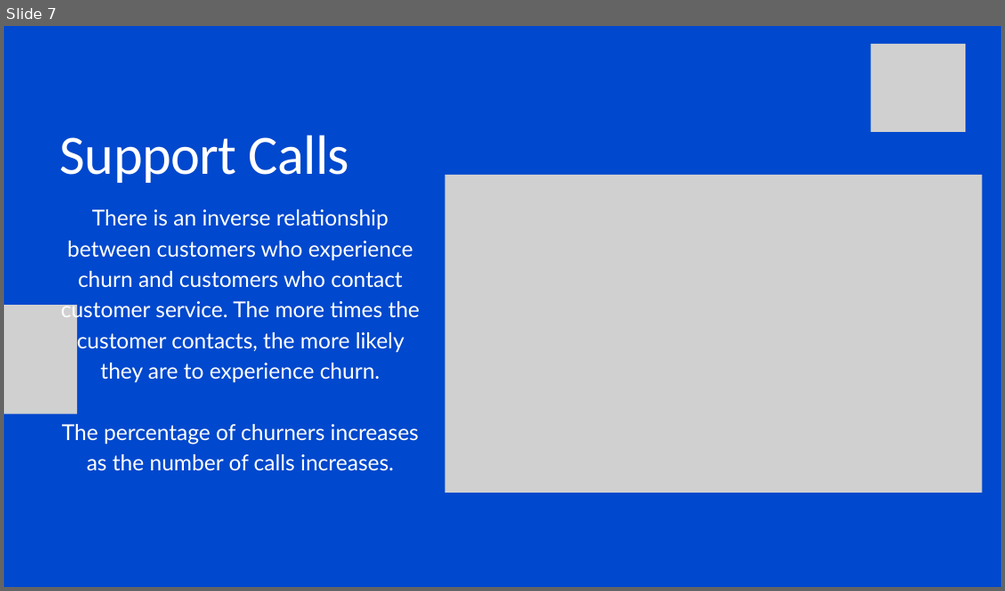
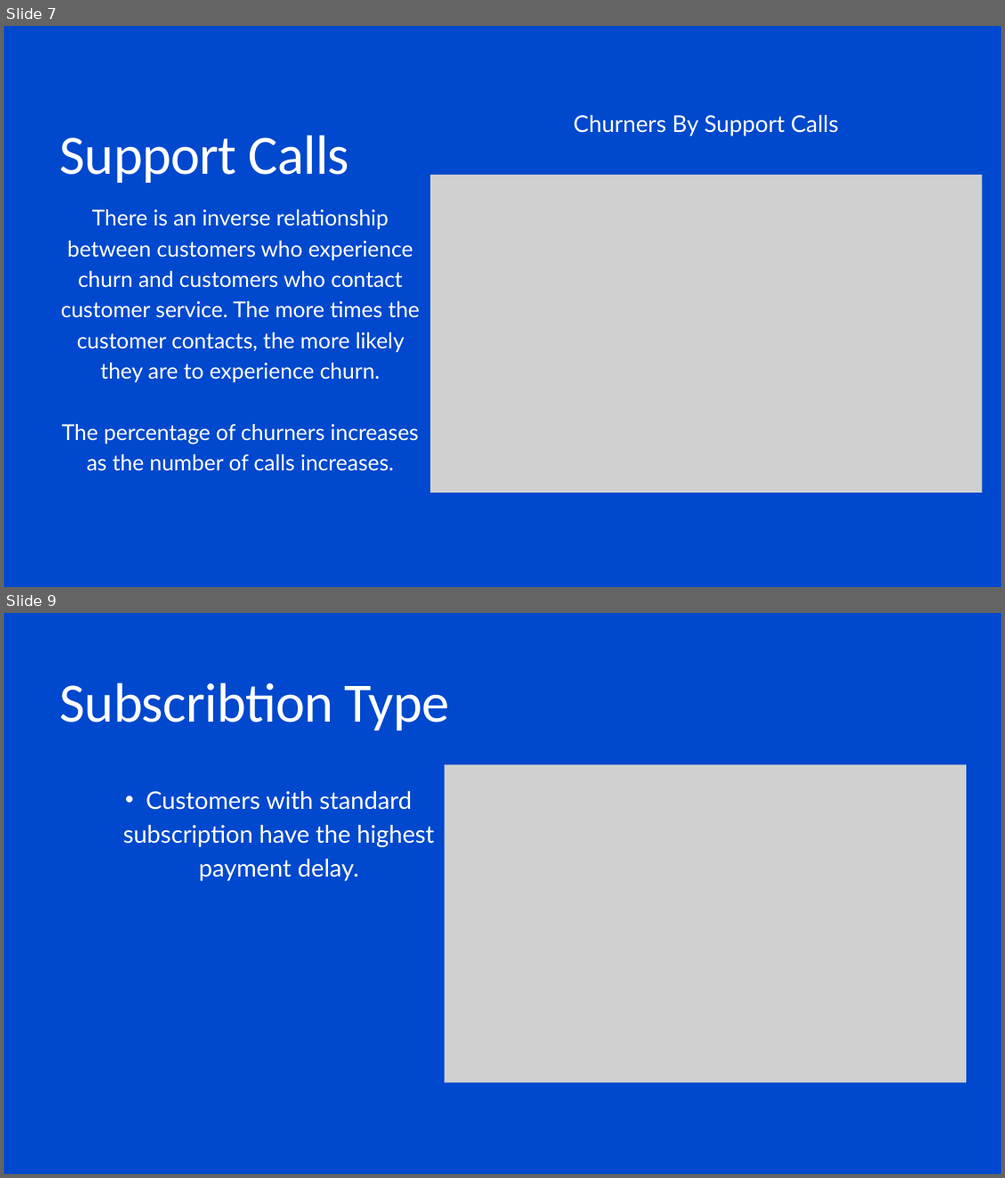
Before and after one commit to Mostafadars/Data-Analysis-DEPI, a slide deck: Customer Churn/Customer Churn Presentation.pptx. Shown one above the other, each under a label of ours: slide 7 before the commit, slides 7 and 9 after it; the slides between them are not shown. The pictures are 1005x591 and 1005x1178 pixels, drawn with LibreOffice and Linux fonts; fonts in the diff are those of the drawing; grey boxes stand for pictures. Boxes give left, top, right and bottom in pixels: in the first picture for what was removed or moved away, otherwise in the second. Text is boxed around its words. In the diff, an @@ line names an element or a change of style, - is before the commit and + after.

```diff
--- a/Customer Churn/Customer Churn Presentation.pptx
+++ b/Customer Churn/Customer Churn Presentation.pptx
@@ slide 9 added at [4,613,1001,1174], background #0048CD @@
@@ text added at [60,682,450,730], 80.2 pt, text #FFFFFF @@
+Subscribtion Type
@@ picture added at [444,764,966,1082] @@
@@ text added at [123,791,434,881], 35.1 pt, text #FFFFFF @@
+  • Customers with standard subscription have the highest payment delay.
@@ slide 7 changed as well @@
@@ picture removed at [871,44,965,132] @@
@@ text added at [574,115,839,136], 33.3 pt, text #FFFFFF @@
+Churners By Support Calls
@@ picture: place and size @@
-picture at [445,175,982,492]
+picture at [430,175,982,492]
@@ picture removed at [4,305,77,414] @@
```
Also in this commit, not shown: 7 other slides changed, 8 other slides added.
